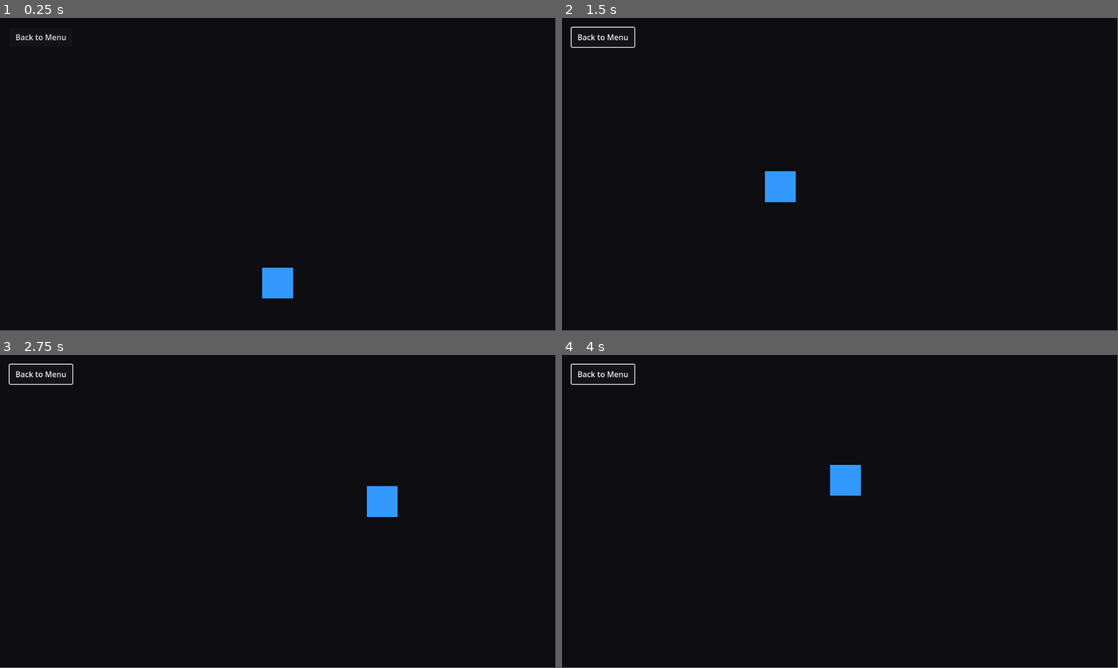
Above: before the commit, frames 1-4 (two rows, left to right).
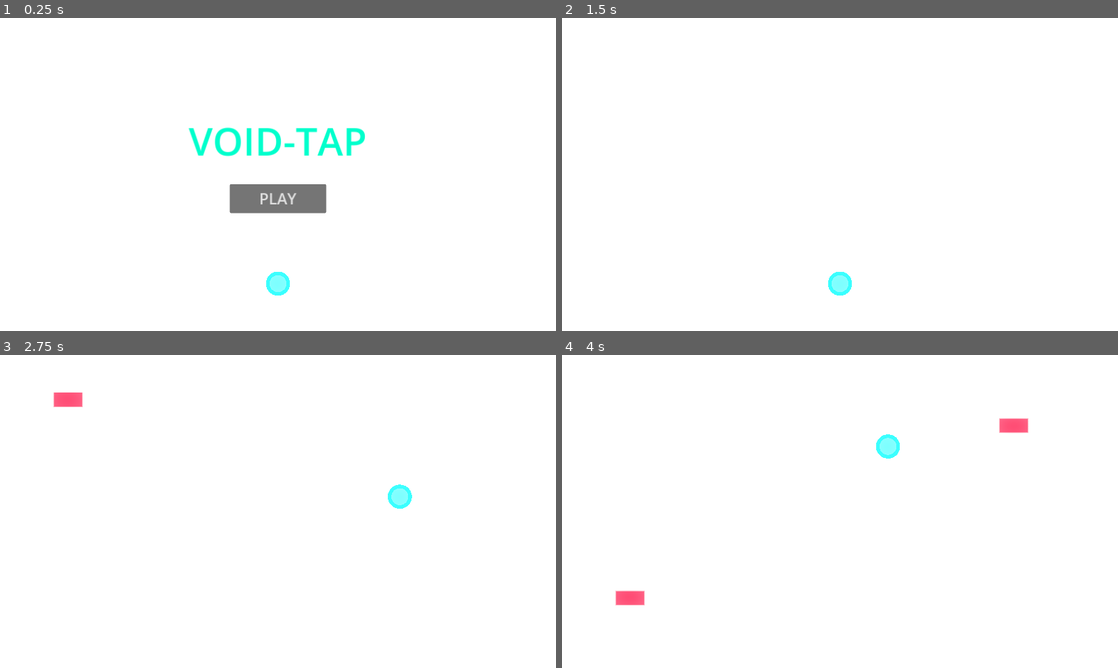
Above: after the commit, the same moments.

Repository: Gozhack/night-coding
Game: Godot game, scene res://void-tap/scenes/Main.tscn
The game is run twice, just before and just after one commit, with the same random seed, the same clock (stepped at 60 frames per second) and the same inputs.
Inputs (mouse positions are in pixels of both pictures, inside the frame that each line leads up to):
- Up to frame 1 (0.25 s): no input
- Up to frame 2 (1.5 s): click (600, 36) at 0.5 s, where only the run before the commit has a clickable "Back to Menu"; click (840, 199) at 1.25 s, where only the run after the commit has a clickable "PLAY"
- Up to frame 3 (2.75 s): move the mouse to (400, 495) at 2.02 s; hold Right (ui_right) from 2.03 s (still down); click (400, 495) at 2.17 s
- Up to frame 4 (4 s): release Right (ui_right) at 2.75 s; drag from (728, 527) to (812, 574) at 2.77 s; move the mouse to (895, 442) at 3.52 s; hold Right (ui_right) from 3.53 s (still down); click (895, 442) at 3.67 s
In our replay, the window is 799x449 before the commit and 800x450 after it. These sizes can differ from the game's own. Grey fills any space a smaller window leaves; there, only what the larger window draws over its background counts as a difference.

The runs differ from the first frame. In frame 1, 100% of the frame differs, in the area x 0-100%, y 0-100%; in frame 2, 100%; in frame 3, 100%; in frame 4, 100%.

Commit message:
MVP: Full Void-Tap implementation with procedural visuals/audio and dynamic difficulty

Diff:
--- a/workspace/project.godot
+++ b/workspace/project.godot
@@ -14,7 +14,16 @@
 run/main_scene="res://void-tap/scenes/Main.tscn"
 config/features=PackedStringArray("4.3", "Forward Plus")
 
+[display]
+
+window/size/viewport_width=1152
+window/size/viewport_height=648
+window/stretch/mode="canvas_items"
+window/stretch/aspect="keep"
+window/handheld/orientation=1
+
 [autoload]
 
 VoidGameManager="*res://void-tap/scripts/GameManager.gd"
 GridGameManager="*res://grid-runner/scripts/GameManager.gd"
+AudioManager="*res://void-tap/scripts/AudioManager.gd"
--- a/workspace/void-tap/scenes/Main.tscn
+++ b/workspace/void-tap/scenes/Main.tscn
@@ -1,48 +1,220 @@
-[gd_scene load_steps=5 format=3 uid="uid://bdl6m1sli8bvy"]
-
-[ext_resource type="PackedScene" uid="uid://b5a0xj2ul16pu" path="res://void-tap/scenes/Player.tscn" id="1_player"]
-[ext_resource type="Script" path="res://void-tap/scripts/Spawner.gd" id="2_spawner"]
-[ext_resource type="PackedScene" uid="uid://kxdcjjcgff23" path="res://void-tap/scenes/Obstacle.tscn" id="3_obstacle"]
-[ext_resource type="Script" path="res://void-tap/scripts/Main.gd" id="4_main"]
+[gd_scene load_steps=7 format=3 uid="uid://bdl6m1sli8bvy"]
+
+[ext_resource type="Script" path="res://void-tap/scripts/Main.gd" id="1_main"]
+[ext_resource type="PackedScene" uid="uid://b5a0xj2ul16pu" path="res://void-tap/scenes/Player.tscn" id="2_player"]
+[ext_resource type="Script" path="res://void-tap/scripts/Spawner.gd" id="3_spawner"]
+[ext_resource type="PackedScene" uid="uid://kxdcjjcgff23" path="res://void-tap/scenes/Obstacle.tscn" id="4_obstacle"]
+
+[sub_resource type="Environment" id="Environment_bloom"]
+background_mode = 3
+glow_enabled = true
+glow_intensity = 0.8
+glow_strength = 1.2
+glow_bloom = 0.5
+glow_blend_mode = 0
 
 [node name="Main" type="Node2D"]
-script = ExtResource("4_main")
+script = ExtResource("1_main")
+
+[node name="WorldEnvironment" type="WorldEnvironment" parent="."]
+environment = SubResource("Environment_bloom")
 
 [node name="Background" type="ColorRect" parent="."]
 offset_right = 1152.0
 offset_bottom = 648.0
-color = Color(0.05, 0.05, 0.07, 1)
-
-[node name="Player" parent="." instance=ExtResource("1_player")]
+color = Color(0, 0, 0, 1)
+
+[node name="Camera2D" type="Camera2D" parent="."]
+anchor_mode = 0
+
+[node name="Player" parent="." instance=ExtResource("2_player")]
 position = Vector2(576, 550)
 
 [node name="Spawner" type="Node2D" parent="."]
-script = ExtResource("2_spawner")
-ObstacleScene = ExtResource("3_obstacle")
-SpawnRate = 0.8
+script = ExtResource("3_spawner")
+obstacle_scene = ExtResource("4_obstacle")
 
 [node name="UI" type="CanvasLayer" parent="."]
 
-[node name="GameOverLabel" type="Label" parent="UI"]
+[node name="StartMenu" type="Control" parent="UI"]
+layout_mode = 3
+anchors_preset = 15
+anchor_right = 1.0
+anchor_bottom = 1.0
+grow_horizontal = 2
+grow_vertical = 2
+
+[node name="Title" type="Label" parent="UI/StartMenu"]
+layout_mode = 1
+anchors_preset = 8
+anchor_left = 0.5
+anchor_top = 0.5
+anchor_right = 0.5
+anchor_bottom = 0.5
+offset_left = -200.0
+offset_top = -120.0
+offset_right = 200.0
+offset_bottom = -20.0
+grow_horizontal = 2
+grow_vertical = 2
+theme_override_colors/font_color = Color(0, 1, 0.8, 1)
+theme_override_font_sizes/font_size = 80
+text = "VOID-TAP"
+horizontal_alignment = 1
+
+[node name="PlayButton" type="Button" parent="UI/StartMenu"]
+process_mode = 3
+layout_mode = 1
+anchors_preset = 8
+anchor_left = 0.5
+anchor_top = 0.5
+anchor_right = 0.5
+anchor_bottom = 0.5
+offset_left = -100.0
+offset_top = 20.0
+offset_right = 100.0
+offset_bottom = 80.0
+grow_horizontal = 2
+grow_vertical = 2
+theme_override_font_sizes/font_size = 32
+text = "PLAY"
+
+[node name="HUD" type="Control" parent="UI"]
 visible = false
-anchors_preset = 8
-anchor_left = 0.5
-anchor_top = 0.5
-anchor_right = 0.5
-anchor_bottom = 0.5
-offset_left = -100.0
-offset_top = -20.0
-offset_right = 100.0
-offset_bottom = 20.0
-grow_horizontal = 2
-grow_vertical = 2
-theme_override_font_sizes/font_size = 48
+layout_mode = 3
+anchors_preset = 15
+anchor_right = 1.0
+anchor_bottom = 1.0
+grow_horizontal = 2
+grow_vertical = 2
+mouse_filter = 2
+
+[node name="ScoreLabel" type="Label" parent="UI/HUD"]
+layout_mode = 0
+offset_left = 20.0
+offset_top = 20.0
+offset_right = 220.0
+offset_bottom = 60.0
+theme_override_font_sizes/font_size = 32
+text = "VOID: 0"
+
+[node name="LevelLabel" type="Label" parent="UI/HUD"]
+layout_mode = 1
+anchors_preset = 1
+anchor_left = 1.0
+anchor_right = 1.0
+offset_left = -220.0
+offset_top = 20.0
+offset_right = -20.0
+offset_bottom = 60.0
+grow_horizontal = 0
+theme_override_font_sizes/font_size = 32
+text = "LEVEL: 1"
+horizontal_alignment = 2
+
+[node name="GameOverScreen" type="Control" parent="UI"]
+visible = false
+layout_mode = 3
+anchors_preset = 15
+anchor_right = 1.0
+anchor_bottom = 1.0
+grow_horizontal = 2
+grow_vertical = 2
+
+[node name="Bg" type="ColorRect" parent="UI/GameOverScreen"]
+layout_mode = 1
+anchors_preset = 15
+anchor_right = 1.0
+anchor_bottom = 1.0
+grow_horizontal = 2
+grow_vertical = 2
+color = Color(0, 0, 0, 0.7)
+
+[node name="Msg" type="Label" parent="UI/GameOverScreen"]
+layout_mode = 1
+anchors_preset = 8
+anchor_left = 0.5
+anchor_top = 0.5
+anchor_right = 0.5
+anchor_bottom = 0.5
+offset_left = -200.0
+offset_top = -150.0
+offset_right = 200.0
+offset_bottom = -50.0
+grow_horizontal = 2
+grow_vertical = 2
+theme_override_colors/font_color = Color(1, 0.2, 0.2, 1)
+theme_override_font_sizes/font_size = 64
 text = "VOID REACHED"
 horizontal_alignment = 1
 
-[node name="MenuButton" type="Button" parent="UI"]
-offset_left = 20.0
+[node name="FinalScoreLabel" type="Label" parent="UI/GameOverScreen"]
+layout_mode = 1
+anchors_preset = 8
+anchor_left = 0.5
+anchor_top = 0.5
+anchor_right = 0.5
+anchor_bottom = 0.5
+offset_left = -150.0
+offset_top = -30.0
+offset_right = 150.0
+offset_bottom = 10.0
+grow_horizontal = 2
+grow_vertical = 2
+theme_override_font_sizes/font_size = 32
+text = "SCORE: 0"
+horizontal_alignment = 1
+
+[node name="HighScoreLabel" type="Label" parent="UI/GameOverScreen"]
+layout_mode = 1
+anchors_preset = 8
+anchor_left = 0.5
+anchor_top = 0.5
+anchor_right = 0.5
+anchor_bottom = 0.5
+offset_left = -150.0
 offset_top = 20.0
 offset_right = 150.0
 offset_bottom = 60.0
-text = "Back to Menu"
+grow_horizontal = 2
+grow_vertical = 2
+theme_override_colors/font_color = Color(0.8, 0.8, 0.2, 1)
+theme_override_font_sizes/font_size = 24
+text = "BEST: 0"
+horizontal_alignment = 1
+
+[node name="RestartButton" type="Button" parent="UI/GameOverScreen"]
+process_mode = 3
+layout_mode = 1
+anchors_preset = 8
+anchor_left = 0.5
+anchor_top = 0.5
+anchor_right = 0.5
+anchor_bottom = 0.5
+offset_left = -100.0
+offset_top = 80.0
+offset_right = 100.0
+offset_bottom = 130.0
+grow_horizontal = 2
+grow_vertical = 2
+text = "RESTART"
+
+[node name="MenuButton" type="Button" parent="UI/GameOverScreen"]
+process_mode = 3
+layout_mode = 1
+anchors_preset = 8
+anchor_left = 0.5
+anchor_top = 0.5
+anchor_right = 0.5
+anchor_bottom = 0.5
+offset_left = -100.0
+offset_top = 150.0
+offset_right = 100.0
+offset_bottom = 200.0
+grow_horizontal = 2
+grow_vertical = 2
+text = "BACK TO MENU"
+
+[connection signal="pressed" from="UI/StartMenu/PlayButton" to="." method="_on_play_pressed"]
+[connection signal="pressed" from="UI/GameOverScreen/RestartButton" to="." method="_on_restart_pressed"]
+[connection signal="pressed" from="UI/GameOverScreen/MenuButton" to="." method="_on_menu_pressed"]
--- /dev/null
+++ b/workspace/void-tap/scripts/AudioManager.gd
@@ -0,0 +1,46 @@
+extends Node
+
+# AudioManager - Procedural Sound Generation
+# Generates beeps, death sounds, and ambient loops via code
+
+var audio_player: AudioStreamPlayer
+var generator: AudioStreamGeneratorPlayback
+var sample_rate: float = 44100.0
+
+func _ready():
+	audio_player = AudioStreamPlayer.new()
+	var stream = AudioStreamGenerator.new()
+	stream.mix_rate = sample_rate
+	stream.buffer_length = 0.1
+	audio_player.stream = stream
+	add_child(audio_player)
+	audio_player.play()
+	generator = audio_player.get_stream_playback()
+
+# Simple beep sound
+func play_beep(freq: float = 440.0, duration: float = 0.1):
+	var phase = 0.0
+	var increment = freq / sample_rate
+	var frames = int(duration * sample_rate)
+
+	for i in range(frames):
+		var sample = sin(phase * 2.0 * PI)
+		# Basic envelope to prevent clicking
+		if i < 100: sample *= i / 100.0
+		if i > frames - 100: sample *= (frames - i) / 100.0
+
+		generator.push_frame(Vector2(sample, sample))
+		phase = fmod(phase + increment, 1.0)
+
+# Low frequency noise for death
+func play_death():
+	var frames = int(0.5 * sample_rate)
+	for i in range(frames):
+		var sample = randf_range(-1.0, 1.0) * (float(frames - i) / frames)
+		generator.push_frame(Vector2(sample, sample))
+
+# Minimalist ambient pulse (call this repeatedly or use a separate player)
+func play_ambient_pulse(freq: float = 55.0):
+	# This is a bit complex for a single generator without mixing logic
+	# For the MVP, we'll focus on the beeps and death sound.
+	pass
--- a/workspace/void-tap/scripts/GameManager.gd
+++ b/workspace/void-tap/scripts/GameManager.gd
@@ -1,39 +1,75 @@
 extends Node
 
-# VoidTap GameManager
-# Handles game state and singleton instance
+# Void-Tap GameManager (MVP Version)
+# Handles game state, scoring, difficulty scaling, and high score persistence
 
 signal player_died
+signal score_updated(score, high_score)
+signal level_up(level)
 
-var instance = null
-var is_playing: bool = true
+var is_playing: bool = false
+var current_score: float = 0.0
+var high_score: int = 0
+var difficulty_level: int = 1
+var last_beep_score: int = 0
+
+const SAVE_PATH = "user://voidtap_highscore.save"
 
 func _ready():
-	instance = self
-	# Set process mode to always so the timer works when paused
 	process_mode = Node.PROCESS_MODE_ALWAYS
+	load_high_score()
+
+func start_game():
+	current_score = 0.0
+	difficulty_level = 1
+	last_beep_score = 0
+	is_playing = true
+	get_tree().paused = false
+	score_updated.emit(0, high_score)
+	level_up.emit(1)
+
+func _process(delta):
+	if is_playing and not get_tree().paused:
+		current_score += delta
+
+		# Update score HUD
+		score_updated.emit(int(current_score), high_score)
+
+		# Survival Beep every second
+		if int(current_score) > last_beep_score:
+			last_beep_score = int(current_score)
+			if AudioManager:
+				AudioManager.play_beep(880, 0.05)
+
+			# Check for level up every 10 seconds
+			if last_beep_score % 10 == 0:
+				difficulty_level += 1
+				level_up.emit(difficulty_level)
+				if AudioManager:
+					AudioManager.play_beep(1760, 0.2) # High pitch beep for level up
 
 func game_over():
 	if not is_playing:
 		return
 
 	is_playing = false
+	if AudioManager:
+		AudioManager.play_death()
+
+	if int(current_score) > high_score:
+		high_score = int(current_score)
+		save_high_score()
+
 	player_died.emit()
-	print("Game Over!")
-
-	# Reload the scene after a brief delay
 	get_tree().paused = true
 
-	var timer = Timer.new()
-	add_child(timer)
-	timer.wait_time = 2.0
-	timer.one_shot = true
-	timer.process_mode = Node.PROCESS_MODE_ALWAYS
+func save_high_score():
+	var file = FileAccess.open(SAVE_PATH, FileAccess.WRITE)
+	if file:
+		file.store_32(high_score)
 
-	timer.timeout.connect(func():
-		get_tree().paused = false
-		get_tree().reload_current_scene()
-		is_playing = true
-	)
-
-	timer.start()
+func load_high_score():
+	if FileAccess.file_exists(SAVE_PATH):
+		var file = FileAccess.open(SAVE_PATH, FileAccess.READ)
+		if file:
+			high_score = file.get_32()
--- a/workspace/void-tap/scripts/Main.gd
+++ b/workspace/void-tap/scripts/Main.gd
@@ -1,29 +1,96 @@
 extends Node2D
 
-# Main script for Void-Tap
-# Manages UI and game logic
+# Void-Tap Main Orchestrator
+# Handles UI transitions, screen shake, and shader setup
 
-var game_over_label: Label
-var menu_button: Button
+var start_menu: Control
+var hud: Control
+var game_over_screen: Control
+var score_label: Label
+var high_score_label: Label
+var level_label: Label
+var final_score_label: Label
+var spawner: Node2D
+var camera: Camera2D
+
+var shake_intensity: float = 0.0
+var shake_decay: float = 5.0
 
 func _ready():
-	game_over_label = get_node("UI/GameOverLabel")
-	menu_button = get_node("UI/MenuButton")
+	# UI References
+	start_menu = get_node("UI/StartMenu")
+	hud = get_node("UI/HUD")
+	game_over_screen = get_node("UI/GameOverScreen")
+	score_label = get_node("UI/HUD/ScoreLabel")
+	level_label = get_node("UI/HUD/LevelLabel")
+	final_score_label = get_node("UI/GameOverScreen/FinalScoreLabel")
+	high_score_label = get_node("UI/GameOverScreen/HighScoreLabel")
 
-	# Connect to the GameManager signal
+	spawner = get_node("Spawner")
+	camera = get_node("Camera2D")
+
+	# Initial State
+	start_menu.visible = true
+	hud.visible = false
+	game_over_screen.visible = false
+	get_tree().paused = true
+
+	# Signal Connections
 	if VoidGameManager:
-		VoidGameManager.player_died.connect(_on_game_over)
+		VoidGameManager.player_died.connect(_on_player_died)
+		VoidGameManager.score_updated.connect(_on_score_updated)
+		VoidGameManager.level_up.connect(_on_level_up)
 
-	if menu_button:
-		menu_button.pressed.connect(_on_menu_pressed)
+	# Apply Scanline Shader to Background
+	var bg = get_node("Background")
+	var mat = ShaderMaterial.new()
+	mat.shader = load("res://void-tap/scripts/scanlines.gdshader")
+	bg.material = mat
 
-func _on_game_over():
-	if game_over_label:
-		game_over_label.visible = true
+func _process(delta):
+	# Camera Shake logic
+	if shake_intensity > 0:
+		camera.offset = Vector2(randf_range(-1, 1), randf_range(-1, 1)) * shake_intensity
+		shake_intensity = move_toward(shake_intensity, 0, shake_decay * delta)
+	else:
+		camera.offset = Vector2.ZERO
+
+func _on_play_pressed():
+	start_menu.visible = false
+	hud.visible = true
+	game_over_screen.visible = false
+	VoidGameManager.start_game()
+	spawner.start_spawning()
+
+func _on_restart_pressed():
+	# Clear existing obstacles
+	for child in get_children():
+		if child.is_in_group("obstacle") or child is Area2D: # Simple check
+			child.queue_free()
+
+	game_over_screen.visible = false
+	hud.visible = true
+	VoidGameManager.start_game()
+	spawner.start_spawning()
+
+func _on_player_died():
+	hud.visible = false
+	game_over_screen.visible = true
+	final_score_label.text = "SCORE: " + str(int(VoidGameManager.current_score))
+	high_score_label.text = "BEST: " + str(VoidGameManager.high_score)
+	spawner.stop_spawning()
+
+	# Trigger Shake
+	shake_intensity = 15.0
+
+func _on_score_updated(score, _high_score):
+	score_label.text = "VOID: " + str(score)
+
+func _on_level_up(level):
+	level_label.text = "LEVEL: " + str(level)
 
 func _on_menu_pressed():
-	# Use JavaScript to navigate back to the hub if running on Web
 	if OS.has_feature("web"):
 		JavaScriptBridge.eval("window.location.href = '../index.html'")
 	else:
-		print("Back to Menu pressed (Desktop)")
+		get_tree().quit()
--- a/workspace/void-tap/scripts/Obstacle.gd
+++ b/workspace/void-tap/scripts/Obstacle.gd
@@ -1,30 +1,47 @@
 extends Area2D
 
-# Obstacle script for Void-Tap
-# Moves downward and detects collision with the player
+# Obstacle script for Void-Tap MVP
+# Features: Progressive speed, procedural neon visuals
 
-@export var min_speed: float = 200.0
-@export var max_speed: float = 500.0
+@export var base_min_speed: float = 250.0
+@export var base_max_speed: float = 500.0
 
 var speed: float
+var size: Vector2 = Vector2(60, 30)
 
 func _ready():
-	# Randomized speed
-	speed = randf_range(min_speed, max_speed)
+	# Scale speed based on difficulty level
+	var level = 1
+	if VoidGameManager:
+		level = VoidGameManager.difficulty_level
+
+	var speed_multiplier = 1.0 + (level - 1) * 0.1
+	speed = randf_range(base_min_speed, base_max_speed) * speed_multiplier
 
 	# Connect collision signal
 	body_entered.connect(_on_body_entered)
+
+	# Hide existing ColorRect if it exists
+	if has_node("ColorRect"):
+		get_node("ColorRect").visible = false
 
 func _physics_process(delta):
 	# Move downward
 	position.y += speed * delta
 
 	# Delete if it goes off-screen
-	if position.y > 750:
+	if position.y > 800:
 		queue_free()
+
+func _draw():
+	# Draw neon red rectangle
+	# Using rect with offset to center it
+	var rect = Rect2(-size/2, size)
+	draw_rect(rect, Color("#ff2244")) # Neon Red
+	# Border for glow effect
+	draw_rect(rect, Color("#ffaaaa", 0.6), false, 2.0)
 
 func _on_body_entered(body):
 	if body.is_in_group("player") or body.name == "Player":
-		# Notify GameManager
 		if VoidGameManager:
 			VoidGameManager.game_over()
--- a/workspace/void-tap/scripts/Player.gd
+++ b/workspace/void-tap/scripts/Player.gd
@@ -1,35 +1,42 @@
 extends CharacterBody2D
 
-# Player script for Void-Tap
-# Handles touch/mouse movement
+# Player script for Void-Tap MVP
+# Features: Smooth movement (lerp), screen clamping, and procedural drawing
 
-@export var speed: float = 400.0
+@export var speed: float = 800.0
+@export var lerp_weight: float = 0.15
 
 var target_position: Vector2
-var is_moving: bool = false
+var screen_size: Vector2
+var radius: float = 25.0
 
 func _ready():
-	# Start at the current position
+	screen_size = get_viewport_rect().size
 	target_position = position
-	# Add to group for easier collision detection
 	add_to_group("player")
+
+	# Hide the existing ColorRect if it exists (we'll draw our own)
+	if has_node("ColorRect"):
+		get_node("ColorRect").visible = false
 
 func _input(event):
 	if event is InputEventScreenTouch and event.pressed:
 		target_position = event.position
-		is_moving = true
+	elif event is InputEventScreenDrag:
+		target_position = event.position
 	elif event is InputEventMouseButton and event.pressed and event.button_index == MOUSE_BUTTON_LEFT:
 		target_position = event.position
-		is_moving = true
 
 func _physics_process(_delta):
-	if is_moving:
-		var direction = (target_position - global_position).normalized()
-		var distance = global_position.distance_to(target_position)
+	# Smoothly move towards target
+	global_position = global_position.lerp(target_position, lerp_weight)
 
-		if distance > 5.0:
-			velocity = direction * speed
-			move_and_slide()
-		else:
-			velocity = Vector2.ZERO
-			is_moving = false
+	# Clamp to screen boundaries
+	global_position.x = clamp(global_position.x, radius, screen_size.x - radius)
+	global_position.y = clamp(global_position.y, radius, screen_size.y - radius)
+
+func _draw():
+	# Draw the "Cyan/Jade" circle
+	draw_circle(Vector2.ZERO, radius, Color("#00ffcc")) # Cyan-Jade Neon
+	# Inner glow effect (subtle)
+	draw_circle(Vector2.ZERO, radius * 0.7, Color("#aaffff", 0.5))
--- a/workspace/void-tap/scripts/Spawner.gd
+++ b/workspace/void-tap/scripts/Spawner.gd
@@ -1,19 +1,35 @@
 extends Node2D
 
-# Spawner script for Void-Tap
-# Spawns obstacles at a fixed rate
+# Spawner script for Void-Tap MVP
+# Features: Dynamic spawn rate based on difficulty level
 
 @export var obstacle_scene: PackedScene
-@export var spawn_rate: float = 1.0
+@export var base_spawn_rate: float = 1.0
 
 var spawn_timer: Timer
 
 func _ready():
 	spawn_timer = Timer.new()
 	add_child(spawn_timer)
-	spawn_timer.wait_time = spawn_rate
 	spawn_timer.timeout.connect(_on_spawn_timer_timeout)
+
+	if VoidGameManager:
+		VoidGameManager.level_up.connect(_on_level_up)
+
+func _on_level_up(level):
+	# Decrease spawn rate as level increases (faster spawning)
+	# Level 1: 1.0s, Level 5: ~0.6s, etc.
+	var new_rate = base_spawn_rate * pow(0.9, level - 1)
+	spawn_timer.wait_time = max(0.2, new_rate)
+	if VoidGameManager.is_playing:
+		spawn_timer.start()
+
+func start_spawning():
+	_on_level_up(VoidGameManager.difficulty_level)
 	spawn_timer.start()
+
+func stop_spawning():
+	spawn_timer.stop()
 
 func _on_spawn_timer_timeout():
 	if not obstacle_scene or (VoidGameManager and not VoidGameManager.is_playing):
@@ -21,8 +37,10 @@
 
 	var obstacle = obstacle_scene.instantiate()
 
-	# Randomized X position based on standard width 1152
-	var spawn_x = randf_range(50, 1100)
+	# Randomized X position based on current viewport width
+	var viewport_width = get_viewport_rect().size.x
+	var spawn_x = randf_range(50, viewport_width - 50)
 	obstacle.position = Vector2(spawn_x, -50)
 
+	# Add to main scene so it doesn't move with the spawner if the spawner moves
 	get_parent().add_child(obstacle)
--- /dev/null
+++ b/workspace/void-tap/scripts/VoidTapTests.gd
@@ -0,0 +1,33 @@
+extends SceneTree
+
+# Simple headless test suite for Void-Tap MVP logic
+
+func _init():
+	print("--- Starting Void-Tap Tests ---")
+	test_clamping_logic()
+	test_scoring_math()
+	print("--- All Tests Passed ---")
+	quit()
+
+func test_clamping_logic():
+	print("Testing Clamping...")
+	var pos = Vector2(2000, -500)
+	var screen_size = Vector2(1152, 648)
+	var radius = 25.0
+
+	var clamped_x = clamp(pos.x, radius, screen_size.x - radius)
+	var clamped_y = clamp(pos.y, radius, screen_size.y - radius)
+
+	assert(clamped_x == 1152 - 25)
+	assert(clamped_y == 25)
+	print("  Clamping: OK")
+
+func test_scoring_math():
+	print("Testing Scoring Math...")
+	var base_rate = 1.0
+	var level = 5
+	var new_rate = base_rate * pow(0.9, level - 1)
+
+	# Roughly 0.6561 for level 5
+	assert(new_rate < 0.7 and new_rate > 0.6)
+	print("  Scoring Math: OK")
--- /dev/null
+++ b/workspace/void-tap/scripts/scanlines.gdshader
@@ -0,0 +1,21 @@
+shader_type canvas_item;
+
+uniform float scanline_count : hint_range(0, 1080) = 324.0;
+uniform float scanline_opacity : hint_range(0, 1) = 0.1;
+uniform float vignette_intensity : hint_range(0, 1) = 0.2;
+
+void fragment() {
+    vec4 color = texture(TEXTURE, UV);
+
+    // Scanlines
+    float s = sin(UV.y * scanline_count * PI * 2.0);
+    s = (s + 1.0) * 0.5;
+    s = pow(s, 0.5);
+    color.rgb *= mix(1.0, s, scanline_opacity);
+
+    // Vignette
+    float d = distance(UV, vec2(0.5));
+    color.rgb *= 1.0 - (d * vignette_intensity);
+
+    COLOR = color;
+}
